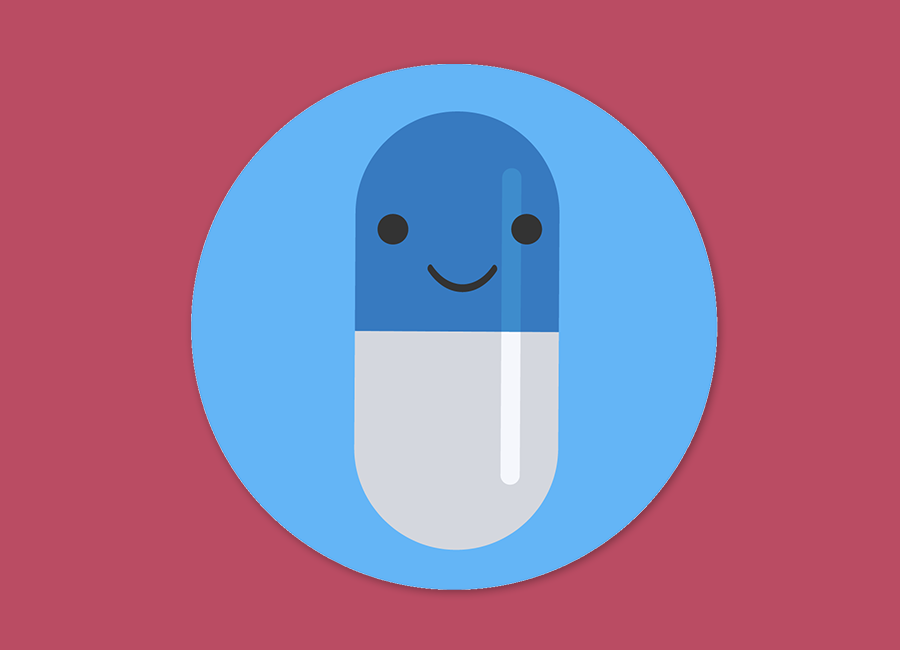
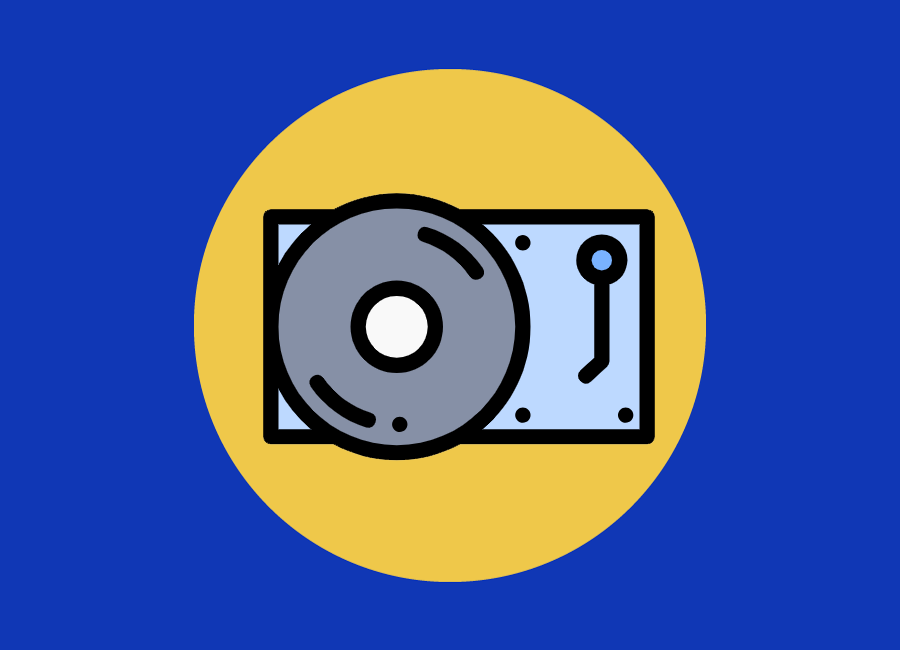
Two versions of the same layered image (900 × 650). Layer-by-layer changes:
added layer "Layer 6" above "iphone-flat" over [263, 193, 655, 461]
hid "medimodo-icon-1024-1024-transparent" over [191, 64, 718, 590]
showed "safe copy" over [0, 0, 900, 650]
hid "Layer 2" over [0, 0, 900, 650]
